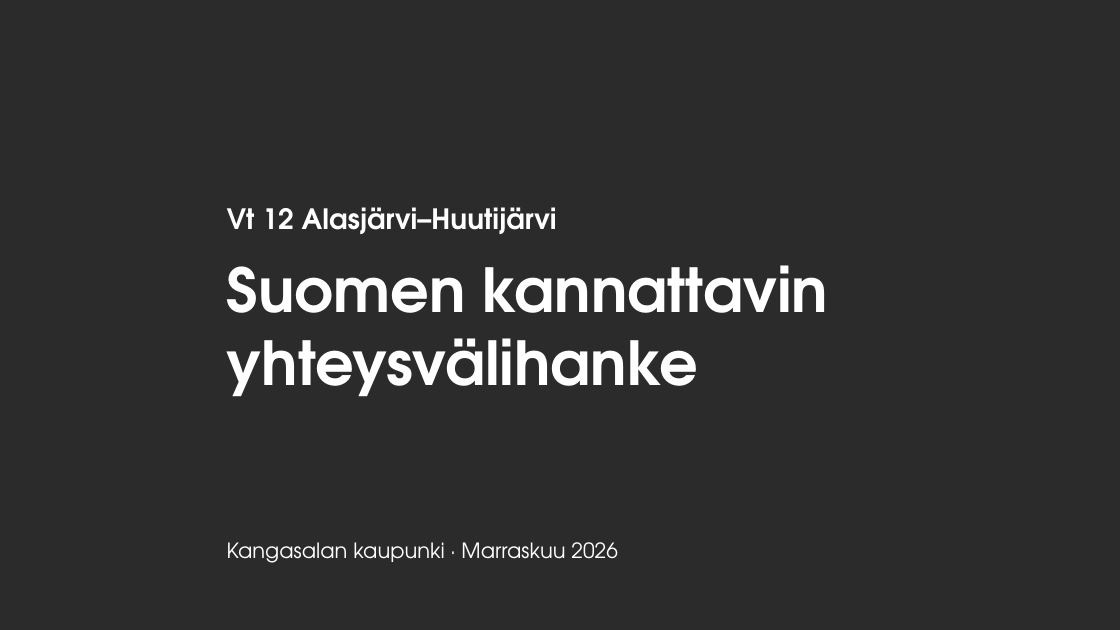
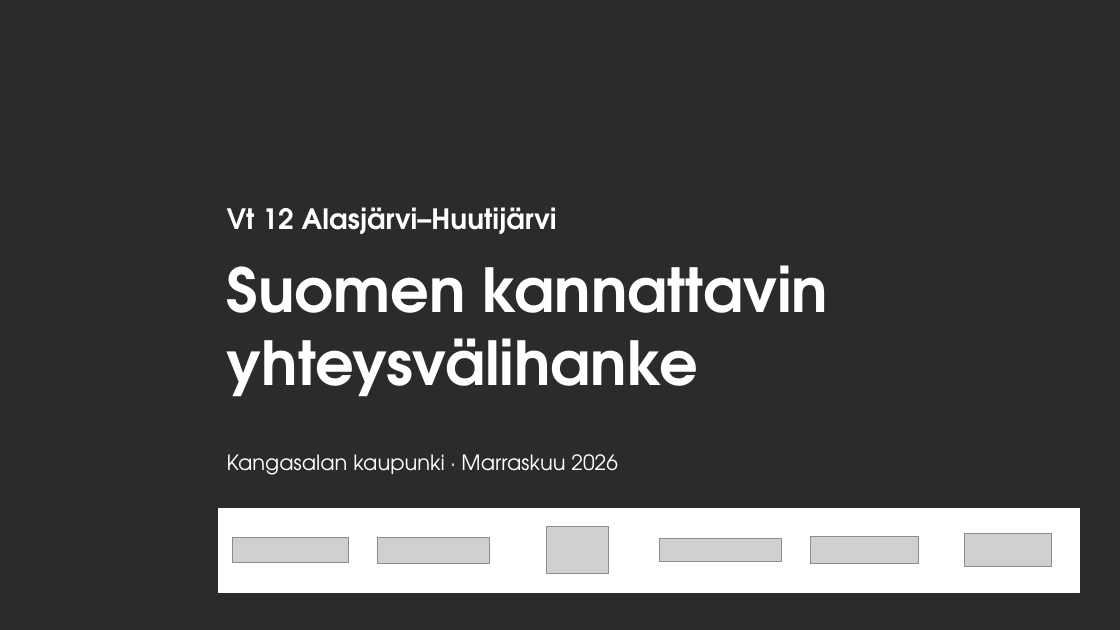
Before and after one commit to kangasalakehitys/vt12, a slide deck: slide 1 of downloads/Vt12_Alasjarvi-Huutijarvi_esitys.pptx. Drawn at 1120x630 pixels with LibreOffice and Linux fonts; fonts in the diff are those of the drawing; grey boxes stand for pictures; background and template pictures are left out; a plain dark background stands for a picture behind light text. Boxes give left, top, right and bottom in pixels: in the first picture for what was removed or moved away, otherwise in the second. Text is boxed around its words. In the diff, an @@ line names an element or a change of style, - is before the commit and + after.

```diff
--- a/downloads/Vt12_Alasjarvi-Huutijarvi_esitys.pptx
+++ b/downloads/Vt12_Alasjarvi-Huutijarvi_esitys.pptx
@@ text "Kangasalan kaupunki · Marraskuu 2026": place and size @@
-text "Kangasalan kaupunki · Marraskuu 2026" at <box>227,542,618,563</box>
+text "Kangasalan kaupunki · Marraskuu 2026" at <box>227,454,618,475</box>
@@ rectangle added at <box>218,508,1080,592</box>, fill #FFFFFF, outline #FFFFFF 1 pt @@
@@ picture added at <box>232,538,348,563</box> @@
@@ picture added at <box>378,538,490,564</box> @@
@@ picture added at <box>546,527,608,573</box> @@
@@ picture added at <box>660,539,782,562</box> @@
@@ picture added at <box>811,537,918,564</box> @@
@@ picture added at <box>965,534,1052,566</box> @@
```
Also in this commit, not shown: 4 other slides changed, 23 other files.
